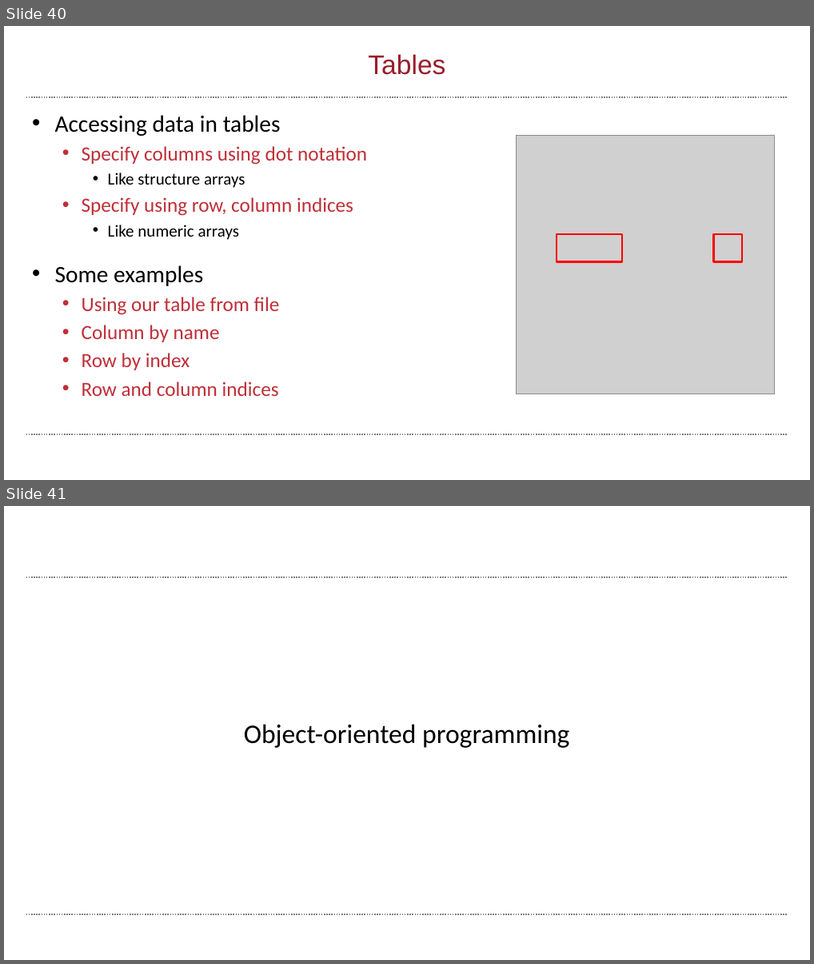
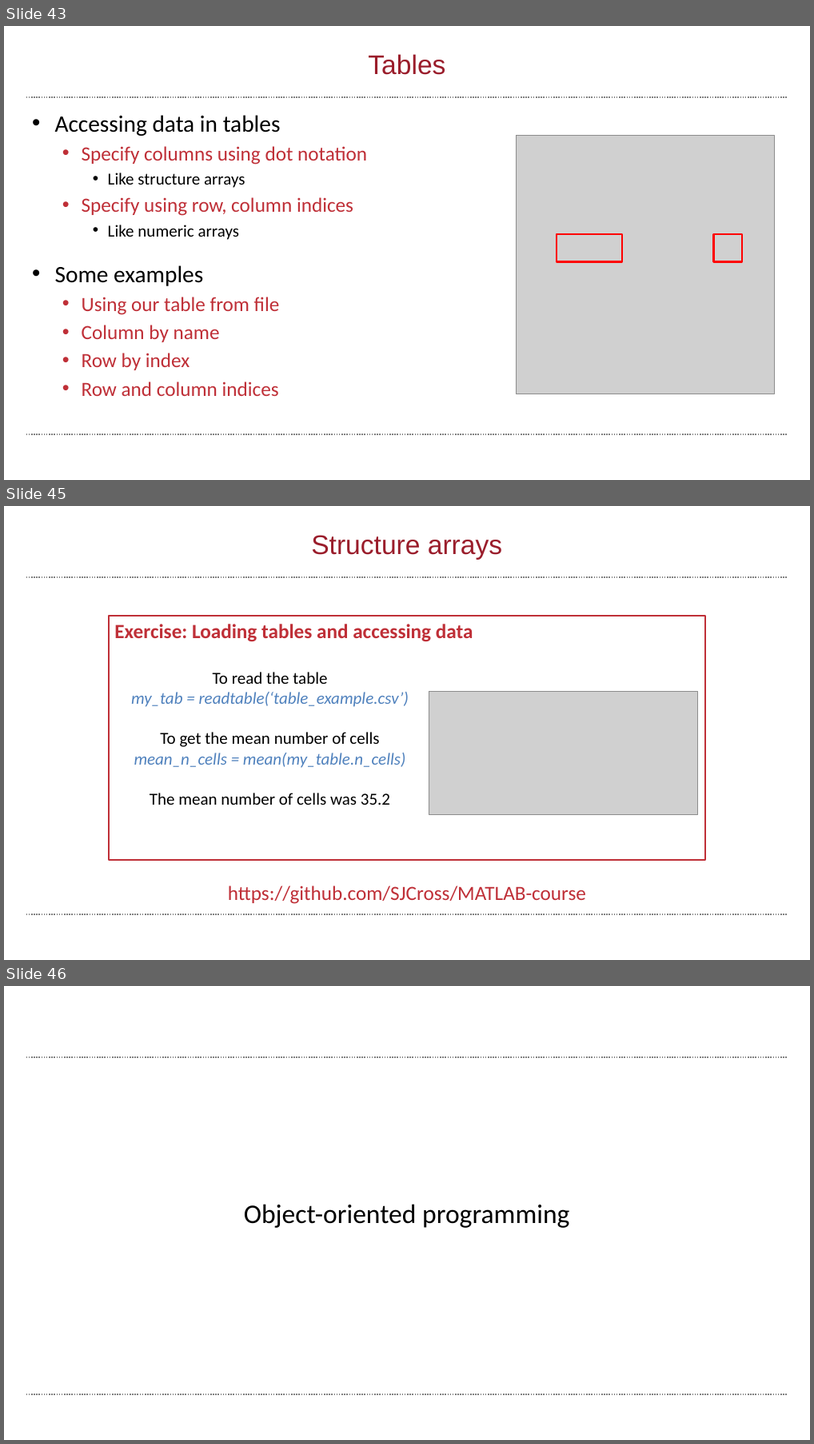
Before and after one commit to wbif-bristol/MATLAB-course, a slide deck: Session 3 - Advanced data structures/MATLAB Session 3.pptx. Shown one above the other, each under a label of ours: slides 40 and 41 before the commit, slides 43, 45 and 46 after it; the slides between them are not shown. The pictures are 814x964 and 814x1444 pixels, drawn with LibreOffice and Linux fonts; fonts in the diff are those of the drawing; grey boxes stand for pictures; background and template pictures are left out. Boxes give left, top, right and bottom in pixels: in the first picture for what was removed or moved away, otherwise in the second. Text is boxed around its words. In the diff, an @@ line names an element or a change of style, - is before the commit and + after.

Commit message:
More slide exercises for Session 3

```diff
--- a/Session 3 - Advanced data structures/MATLAB Session 3.pptx
+++ b/Session 3 - Advanced data structures/MATLAB Session 3.pptx
@@ slide 45 added at [4, 506, 810, 960], background #FFFFFF; not listed: 2 template elements that a slide beside it also shows @@
@@ title added at [311, 535, 502, 560], 32 pt, text #9A1D2B @@
+Structure arrays
@@ rectangle added at [109, 616, 706, 860], fill #FFFFFF, outline #BF2F37 2 pt @@
@@ text added at [114, 624, 474, 642], 24 pt, text #BF2F37, bold @@
+Exercise: Loading tables and accessing data
@@ text added at [131, 672, 409, 804], 20 pt, text #4F81BD, italic @@
+To read the table
+my_tab = readtable(‘table_example.csv’)
+To get the mean number of cells
+mean_n_cells = mean(my_table.n_cells)
+The mean number of cells was 35.2
@@ picture added at [430, 691, 698, 815] @@
@@ text added at [228, 885, 586, 904], 24 pt, text #BF2F37 @@
+https://github.com/SJCross/MATLAB-course
@@ what was slide 40 is now slide 43 @@
@@ what was slide 41 is now slide 46 @@
```
Also in this commit, not shown: 5 slides changed, 9 other slides added, 1 slide removed, 2 other files.
